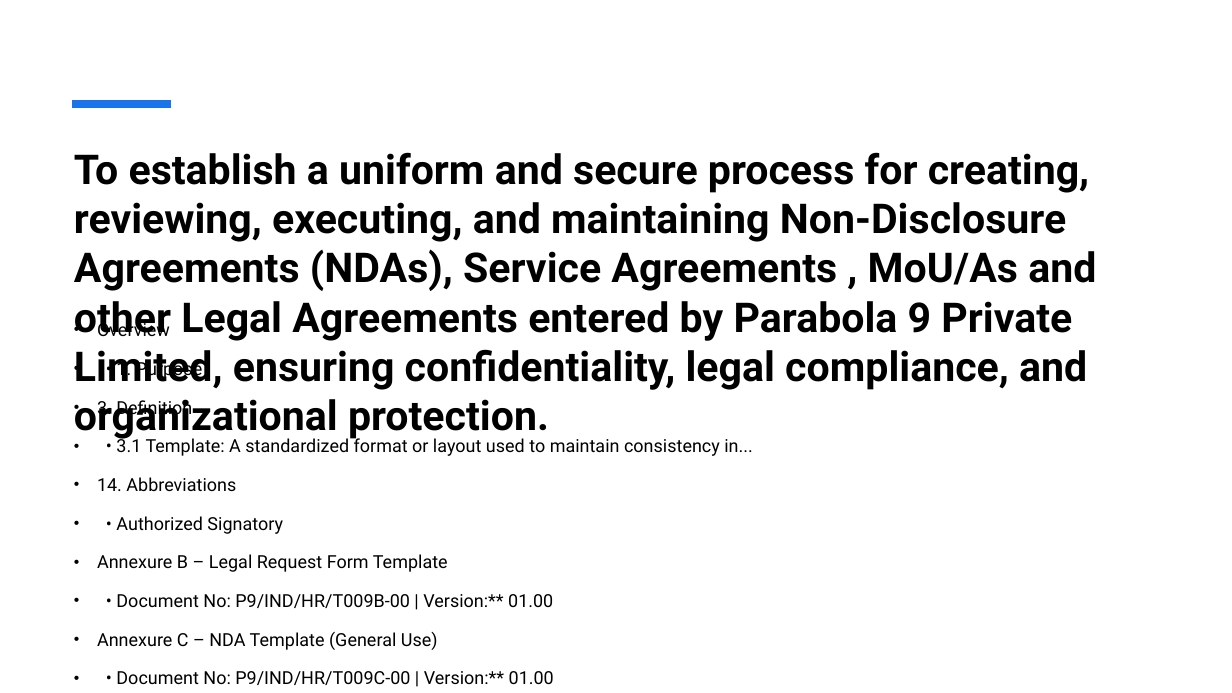
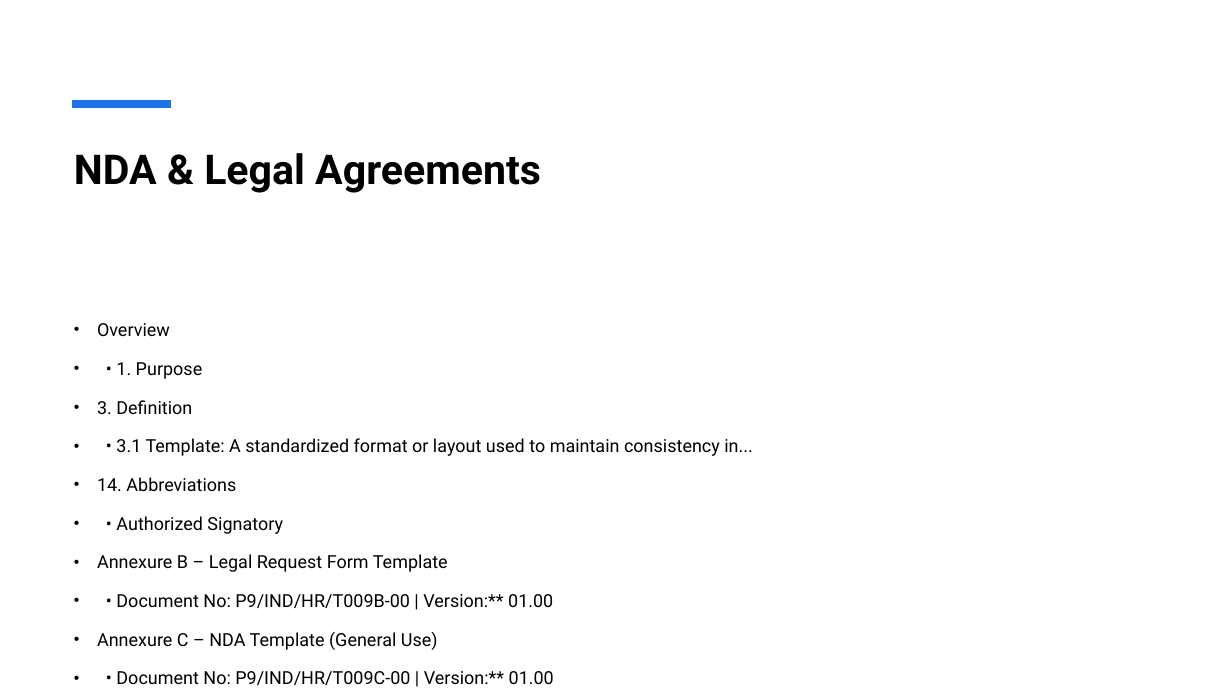
Before and after one commit to Sabushaik/SOP, a slide deck: slide 22 of Comprehensive_SOP_Presentation.pptx. Drawn at 1232x693 pixels with LibreOffice and Linux fonts; fonts in the diff are those of the drawing. Boxes give left, top, right and bottom in pixels: in the first picture for what was removed or moved away, otherwise in the second. Text is boxed around its words. In the diff, an @@ line names an element or a change of style, - is before the commit and + after.

```diff
--- a/Comprehensive_SOP_Presentation.pptx
+++ b/Comprehensive_SOP_Presentation.pptx
@@ title at (74,153,541,193): text changed @@
-To establish a uniform and secure process for creating, reviewing, executing, and maintaining Non-Disclosure Agreements (NDAs), Service Agreements , MoU/As and other Legal Agreements entered by Parabola 9 Private Limited, ensuring confidentiality, legal compliance, and organizational protection.
+NDA & Legal Agreements
```
Also in this commit, not shown: 12 other slides changed, 1 other file.
